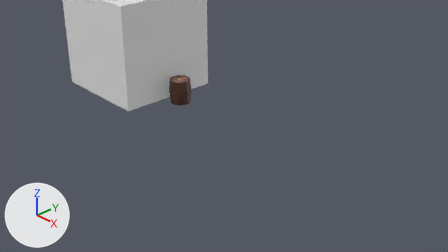
Before and after pictures for a commit that changed the Blender file uv-unwrapping/uv-unwrapping.blend.
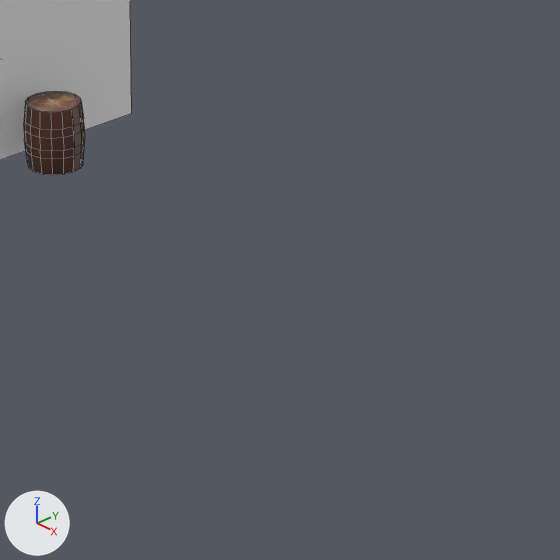
Old and new are each drawn from the file's camera 'Camera' and again close up on the part from 36% to 81% of the width and 17% to 97% of the height. The lights are fixed; the arrows at lower left show +X, +Y and +Z. The close-ups show mesh edges as thin lines.

Script lines for the objects in view, before the commit:
```python
me_cube = bpy.data.meshes.new('Cube')
me_cube.from_pydata(...)  # a box spanning x -1.0..1.0, y -1.0..1.0, z -1.0..1.0
me_cube.materials.append(mat_material)  # its picture is missing
me_cylinder = bpy.data.meshes.new('Cylinder')
me_cylinder.from_pydata(...)  # 96 vertices, 82 faces; spans x -0.209..0.209, y -0.209..0.209, z -0.234..0.234
me_cylinder.materials.append(mat_material_001)  # picture img_rusty_barrel_texture_copy_jpg_001
ob_cube = bpy.data.objects.new('Cube', me_cube)
ob_cube.location = (-2.531, 0.0, 1.023)
ob_cylinder = bpy.data.objects.new('Cylinder', me_cylinder)
ob_cylinder.location = (-1.212, 0.0, 0.26)
```
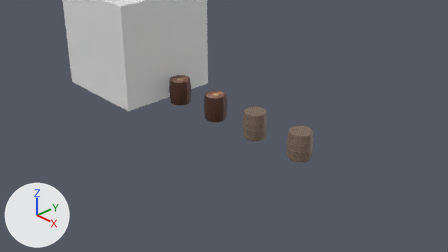
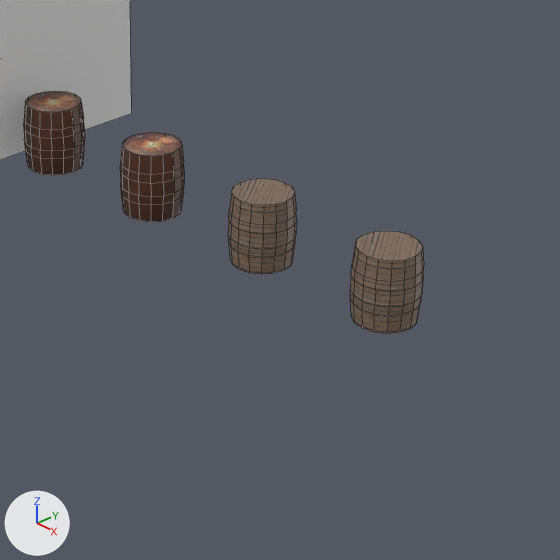
Commit message: Add new barrels to scene

Changed parts and their boxes (x1, y1, x2, y2) in the close-ups (560 x 560 px):
'Cylinder.003', added: after (350, 231, 424, 334)
'Cylinder.002', added: after (228, 178, 297, 274)
'Cylinder.001', added: after (120, 132, 184, 222)

What changed in the scene script:
```text
Add img_wooden_planks_texture_jpg_001:
    img_wooden_planks_texture_jpg_001 = load_image('wooden-planks-texture.jpg.001', 'wooden-planks-texture.jpg', 1024, 1024, 'sRGB')
Add mat_barrel_2:
    mat_barrel_2 = bpy.data.materials.new('barrel 2')
    # uses the picture img_wooden_planks_texture_jpg_001
Add mat_barrel_1:
    mat_barrel_1 = bpy.data.materials.new('barrel 1')
    # uses the picture img_rusty_barrel_texture_copy_jpg_001
Add me_cylinder_003:
    me_cylinder_003.from_pydata(...)  # 96 vertices, 82 faces; spans x -0.209..0.209, y -0.209..0.209, z -0.234..0.234
    me_cylinder_003.materials.append(mat_barrel_2)
Add me_cylinder_002:
    me_cylinder_002.from_pydata(...)  # 96 vertices, 82 faces; spans x -0.209..0.209, y -0.209..0.209, z -0.234..0.234
    me_cylinder_002.materials.append(mat_barrel_2)
Add me_cylinder_001:
    me_cylinder_001.from_pydata(...)  # 96 vertices, 82 faces; spans x -0.209..0.209, y -0.209..0.209, z -0.234..0.234
    me_cylinder_001.materials.append(mat_barrel_1)
Add ob_cylinder_003:
    ob_cylinder_003 = bpy.data.objects.new('Cylinder.003', me_cylinder_003)
    ob_cylinder_003.location = (1.788, 0.0, 0.26)
Add ob_cylinder_002:
    ob_cylinder_002 = bpy.data.objects.new('Cylinder.002', me_cylinder_002)
    ob_cylinder_002.location = (0.788, 0.0, 0.26)
Add ob_cylinder_001:
    ob_cylinder_001 = bpy.data.objects.new('Cylinder.001', me_cylinder_001)
    ob_cylinder_001.location = (-0.212, 0.0, 0.26)
```
